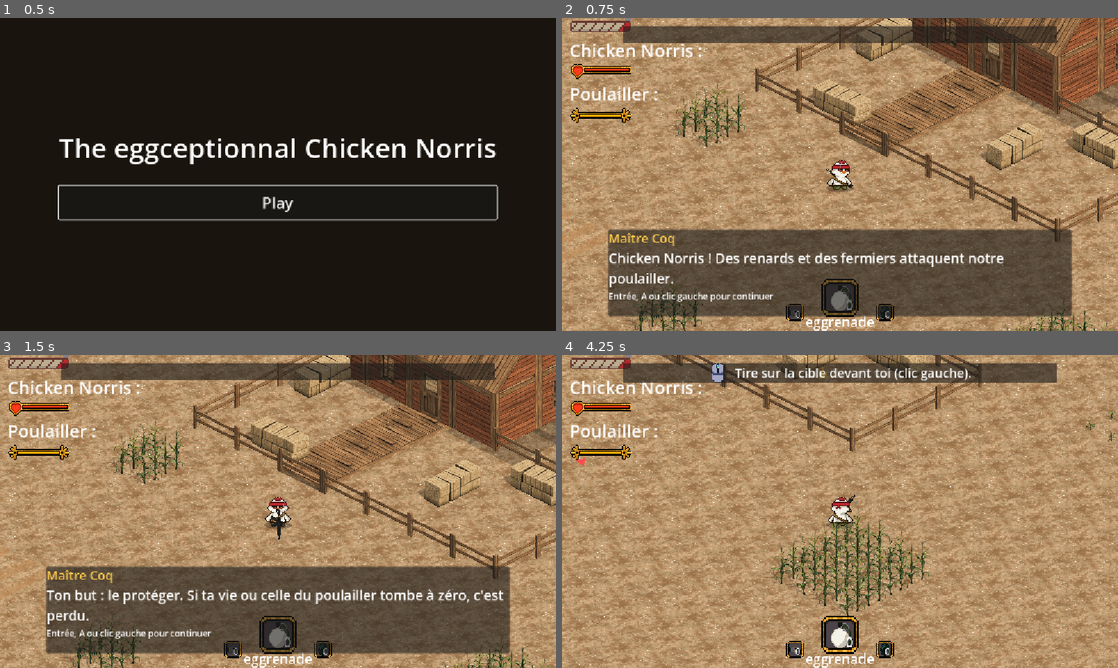
Above: before the commit, frames 1-4 (two rows, left to right).
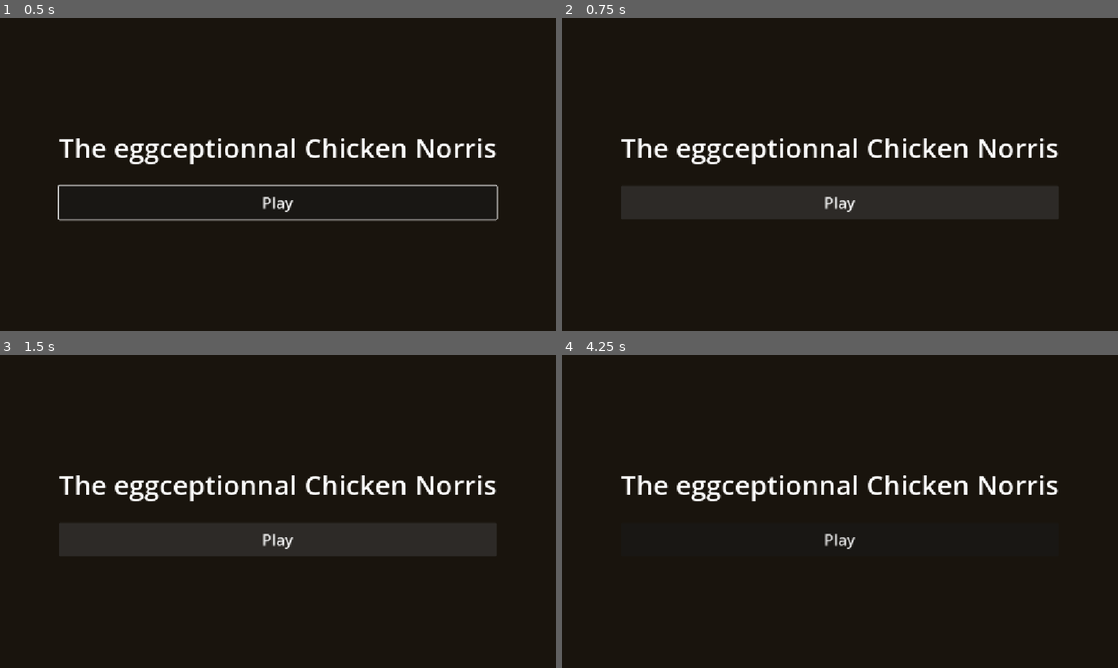
Above: after the commit, the same moments.

Repository: Xuniy/EpicFails_ezwinGameJam
Game: Godot game, scene res://scences/title_screen.tscn
Same seed, same stepped clock (60 frames per second), same inputs: the game is played once before the commit and once after it.
Inputs (mouse positions are in pixels of both pictures, inside the frame that each line leads up to):
- Up to frame 1 (0.5 s): no input
- Up to frame 2 (0.75 s): click "Play" at 0.5 s
- Up to frame 3 (1.5 s): click (278, 539) at 1.25 s, where only the run after the commit has a clickable "Play"
- Up to frame 4 (4.25 s): tap Enter at 2 s; move the mouse to (962, 495) at 2.02 s; hold D (droite) 2.03-2.78 s; tap 1 at 2.1 s; click (962, 495) at 2.17 s; tap Space at 2.27, 3.02 s; move the mouse to (728, 527) at 2.77 s; hold S (bas) 2.78-3.53 s; tap 2 at 2.85 s; move the mouse to (895, 442) at 3.52 s; hold D (droite) from 3.53 s (still down); tap 3 at 3.6 s

Frame 1 is identical in both runs. In frame 2, 99% of the frame differs, in the area x 0-100%, y 0-100%; in frame 3, 99%; in frame 4, 100%.
Error after the commit: Parse Error: Could not resolve class "TutorialOverlay", because of a parser error. (res://scripts/game_state.gd:42)

Commit message:
Tutoriel : portrait de Maître Linus dans les dialogues (nom renommé)
Co-Authored-By: Claude Haiku 5.5 <noreply@anthropic.com>
Claude-Session: https://claude.ai/code/session_01UwiPo7oy1NG6R3wQqBUMa4

Diff:
--- a/scripts/tutorial_overlay.gd
+++ b/scripts/tutorial_overlay.gd
@@ -11,7 +11,9 @@
 const ICON_RT := preload("res://assets/tutoriel/xbox_rt.png")
 const ICON_LT := preload("res://assets/tutoriel/xbox_lt.png")
 const ICON_LB := preload("res://assets/tutoriel/xbox_lb.png")
-const SPEAKER := "Maître Coq"
+const SPEAKER := "Maître Linus"
+const PORTRAIT := preload("res://assets/tutoriel/master_linus.png")
+const PORTRAIT_SIZE: float = 128.0
 const ICON_SIZE: float = 42.0
 const BUBBLE_TIME: float = 8.0
 # Joint figé pendant le tutoriel : durée énorme = décroissance quasi nulle.
@@ -104,8 +106,20 @@
 	dialogue_panel.visible = false
 	add_child(dialogue_panel)
 
+	var row := HBoxContainer.new()
+	row.add_theme_constant_override("separation", 20)
+	dialogue_panel.add_child(row)
+
+	var portrait := TextureRect.new()
+	portrait.texture = PORTRAIT
+	portrait.custom_minimum_size = Vector2(PORTRAIT_SIZE, PORTRAIT_SIZE)
+	portrait.expand_mode = TextureRect.EXPAND_IGNORE_SIZE
+	portrait.stretch_mode = TextureRect.STRETCH_KEEP_ASPECT_CENTERED
+	portrait.texture_filter = CanvasItem.TEXTURE_FILTER_NEAREST
+	row.add_child(portrait)
+
 	var column := VBoxContainer.new()
-	dialogue_panel.add_child(column)
+	row.add_child(column)
 
 	speaker_label = Label.new()
 	speaker_label.add_theme_font_size_override("font_size", 26)
@@ -115,7 +129,7 @@
 
 	dialogue_label = Label.new()
 	dialogue_label.autowrap_mode = TextServer.AUTOWRAP_WORD_SMART
-	dialogue_label.custom_minimum_size = Vector2(900, 0)
+	dialogue_label.custom_minimum_size = Vector2(760, 0)
 	dialogue_label.add_theme_font_size_override("font_size", 28)
 	column.add_child(dialogue_label)
 
Binary file added: assets/tutoriel/master_linus.png
